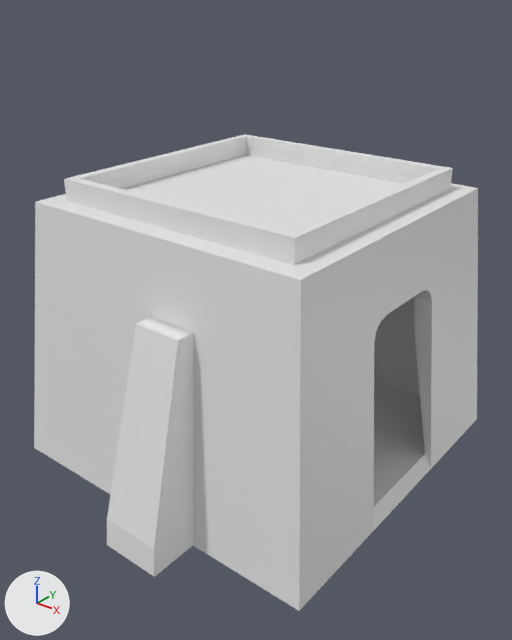
One commit to the FBX model Assets/Models/Aridis/square building.fbx: the scene before it, then after it.
Rendered twice from a 50 mm camera at (11.58, -14.81, 9.22) aimed at (0.63, -1.12, 0.73). The lights are fixed; the arrows at lower left show +X, +Y and +Z. Where no turn or scale is listed for an object, it has been applied to the vertices.

The older version as bpy lines, for what is in view:
```python
me_cube_003 = bpy.data.meshes.new('Cube.003')
me_cube_003.from_pydata(...)  # 138 vertices, 127 faces; spans x -6.49..3.53, y -5.77..5.61, z -0.02..8.35
me_cube_003.materials.append(mat_material)  # white #e7e7e7
ob_square_building = bpy.data.objects.new('Square building', me_cube_003)
ob_square_building.location = (1.48, -0.6, -3.88)
```
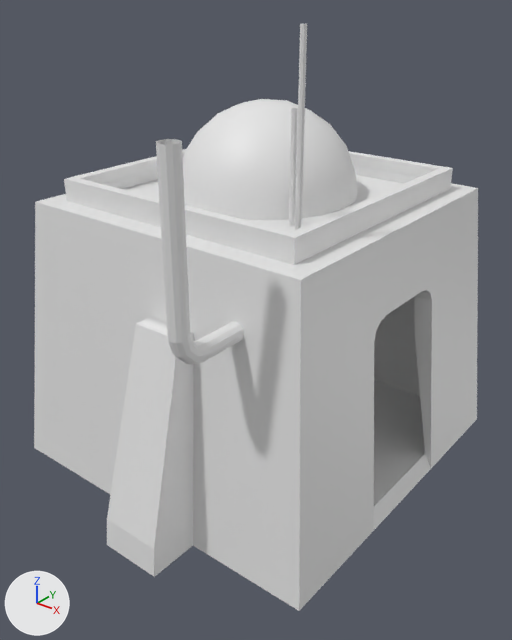
Boxes [x1, y1, x2, y2] around the edits, measured in the pictures (512 x 640 px):
'Roof - square building', added
    after: [183, 99, 357, 220]
'Chimney', added
    after: [156, 139, 244, 364]
'Antenas', added
    after: [289, 24, 307, 230]

Edits to the bpy script that builds the scene:
```text
Add me_plane_002:
    me_plane_002.from_pydata(...)  # 72 vertices, 61 faces; spans x -0.23..0.23, y -0.23..1.78, z -4.55..0.0
Add me_cylinder_005:
    me_cylinder_005.from_pydata(...)  # 32 vertices, 20 faces; spans x -0.98..0.07, y -0.07..1.09, z -2.25..2.25
Add me_icosphere_001:
    me_icosphere_001.from_pydata(...)  # 91 vertices, 160 faces; spans x -2.53..2.39, y -2.23..2.7, z -1.49..0.97
Add ob_chimney:
    ob_chimney = bpy.data.objects.new('Chimney', me_plane_002)
    ob_chimney.location = (2.71, -6.12, 6.65)
Add ob_antenas:
    ob_antenas = bpy.data.objects.new('Antenas', me_cylinder_005)
    ob_antenas.location = (3.05, -2.67, 6.13)
Add ob_roof___square_building:
    ob_roof___square_building = bpy.data.objects.new('Roof - square building', me_icosphere_001)
    ob_roof___square_building.location = (0.0, 0.0, 5.37)
```
